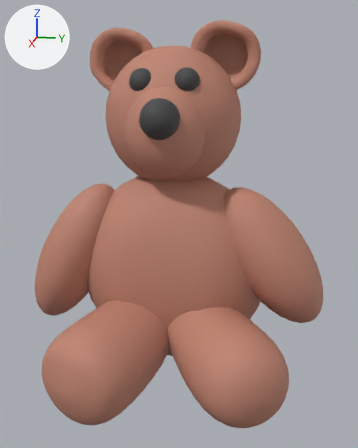
The FBX model Assets/3D Models/stuffed_animal.fbx as it was, and as the next commit left it.
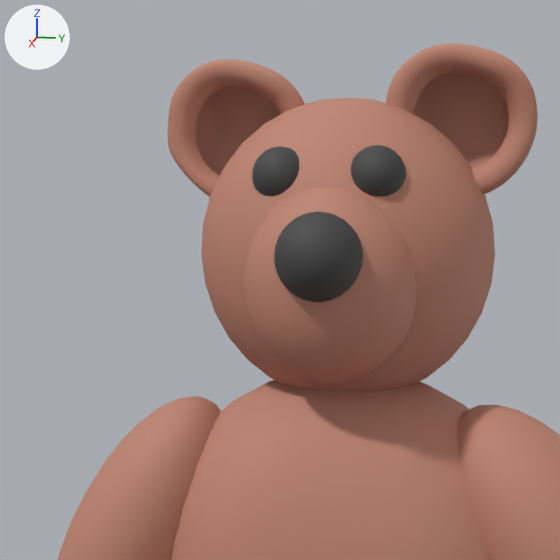
There are two pictures of each version: one whole from a 50 mm lens placed at (5.5, 1.17, 1.74), pointed at (0.43, 0.16, 0.47), one close up on the part from 3% to 76% of the width and 0% to 58% of the height. Every picture has the same lights, and +X, +Y and +Z are marked at upper left. Where no turn or scale is listed for an object, it has been applied to the vertices.

Objects in the first close-up: 'arm_left', 'arm_right', 'body', 'ear_left', 'ear_right', 'eye', 'eye.001', 'head', 'mouth', 'nose'.
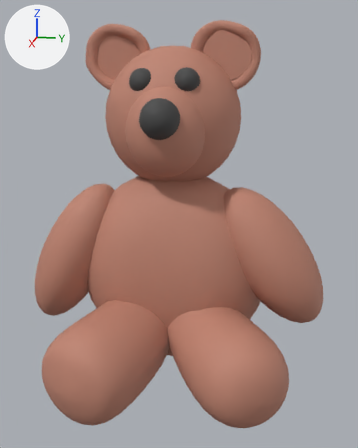
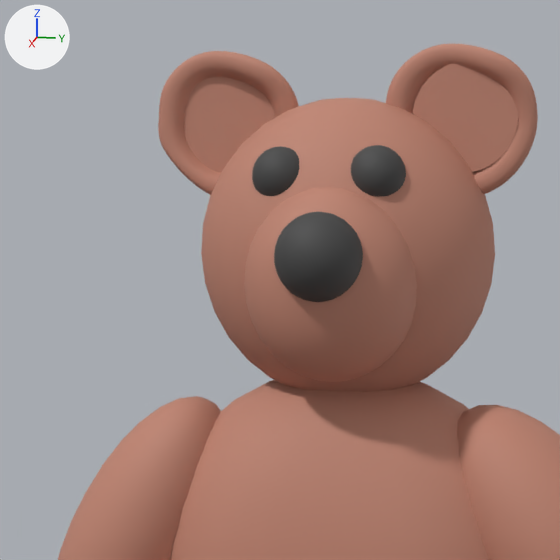
Changed parts and their boxes (x1, y1, x2, y2) in the close-ups (560 x 560 px):
'ear_right', moved: before (168, 59, 305, 197); after (158, 51, 299, 195)
'Cylinder', added (brown): after (413, 63, 519, 172)
'Cylinder.001', added (brown): after (184, 77, 275, 173)

The change in detail:
Mesh me_cylinder_002 is new.
It is a 32-sided cylinder along x spanning x -0.023..0.023, y -0.257..0.257, z -0.257..0.257.
It uses material mat_stuffed_bear_mat (brown #c08471).
Object 'ear_right' (ob_ear_right) moves from (0.005, -0.554, 2.168) to (0.005, -0.602, 2.208).
Object 'Cylinder.001' (ob_cylinder_001) is new; it shows me_cylinder_002.
Its location is (-0.006, -0.596, 2.219).
Object 'Cylinder' (ob_cylinder) is new; it shows a copy of me_cylinder_002.
Its location is (0.032, 0.594, 2.219).
